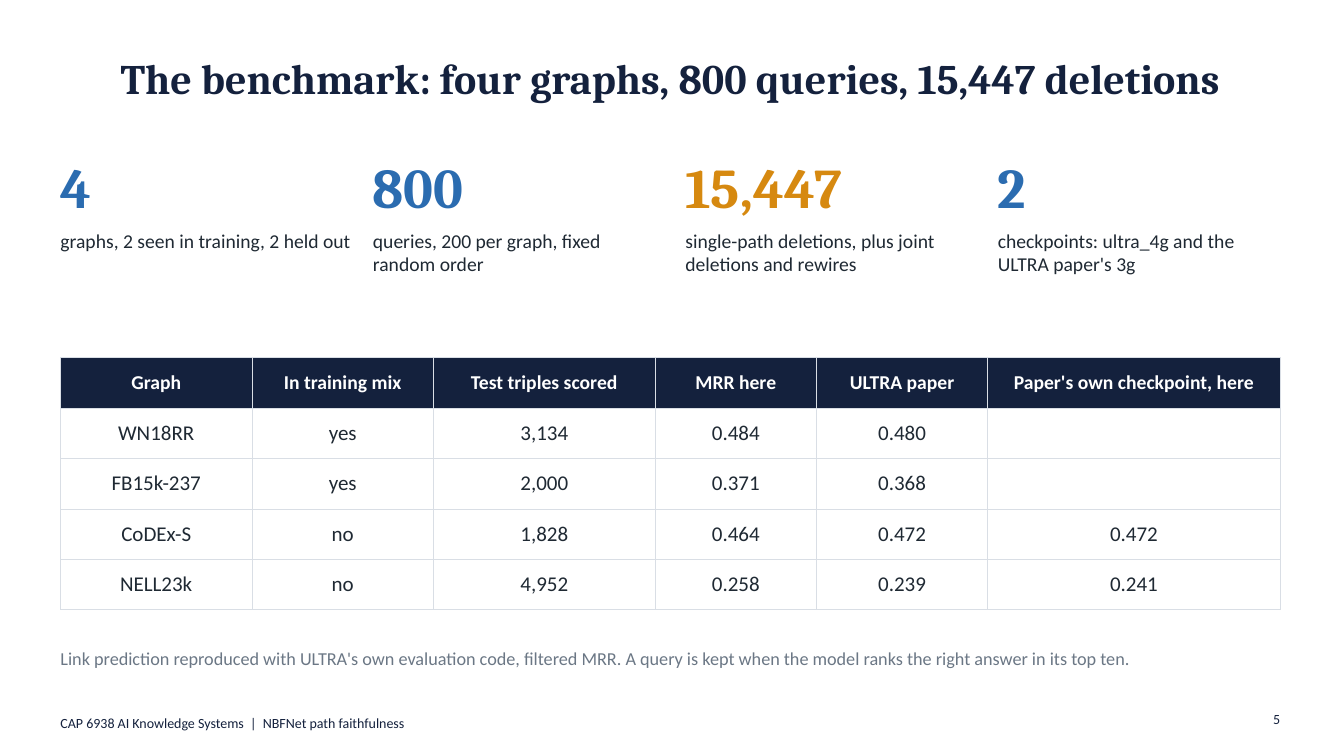
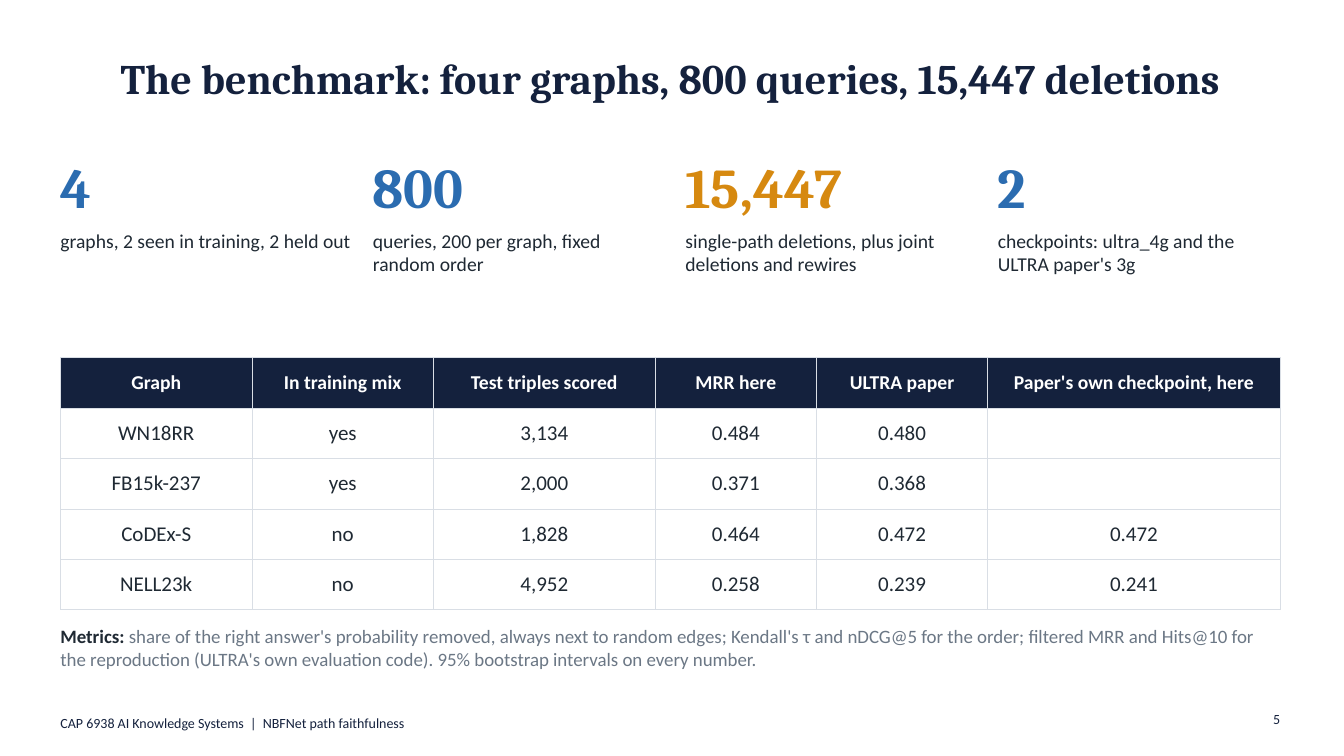
Before and after one commit to shadi97kh/nbfnet-path-faithfulness, a slide deck: slide 5 of presentation/NBFNet_Path_Faithfulness.pptx. Drawn at 1344x756 pixels with LibreOffice and Linux fonts; fonts in the diff are those of the drawing. Boxes give left, top, right and bottom in pixels: in the first picture for what was removed or moved away, otherwise in the second. Text is boxed around its words. In the diff, an @@ line names an element or a change of style, - is before the commit and + after.

```diff
--- a/presentation/NBFNet_Path_Faithfulness.pptx
+++ b/presentation/NBFNet_Path_Faithfulness.pptx
@@ text at box(60, 629, 1254, 669): text changed; size 13 to 13.5 pt @@
-Link prediction reproduced with ULTRA's own evaluation code, filtered MRR. A query is kept when the model ranks the right answer in its top ten.
+Metrics: share of the right answer's probability removed, always next to random edges; Kendall's τ and nDCG@5 for the order; filtered MRR and Hits@10 for the reproduction (ULTRA's own evaluation code). 95% bootstrap intervals on every number.
@@ text "Metrics: share of the right ..." at box(60, 629, 1254, 669): vertical alignment middle to top @@
```
